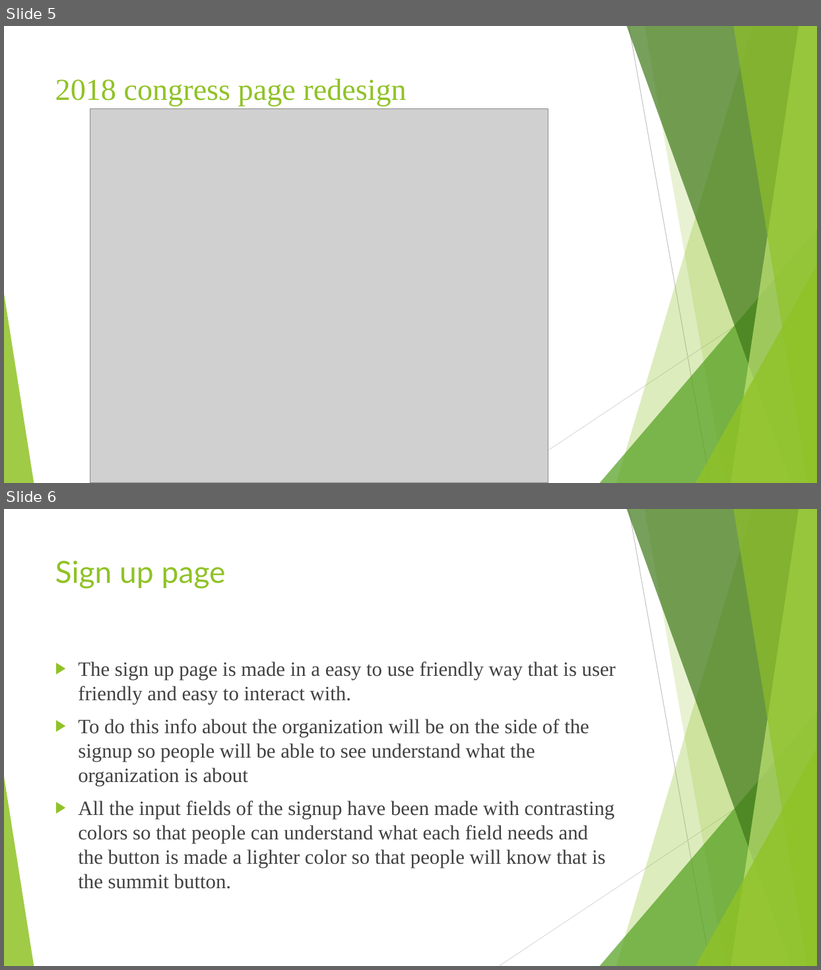
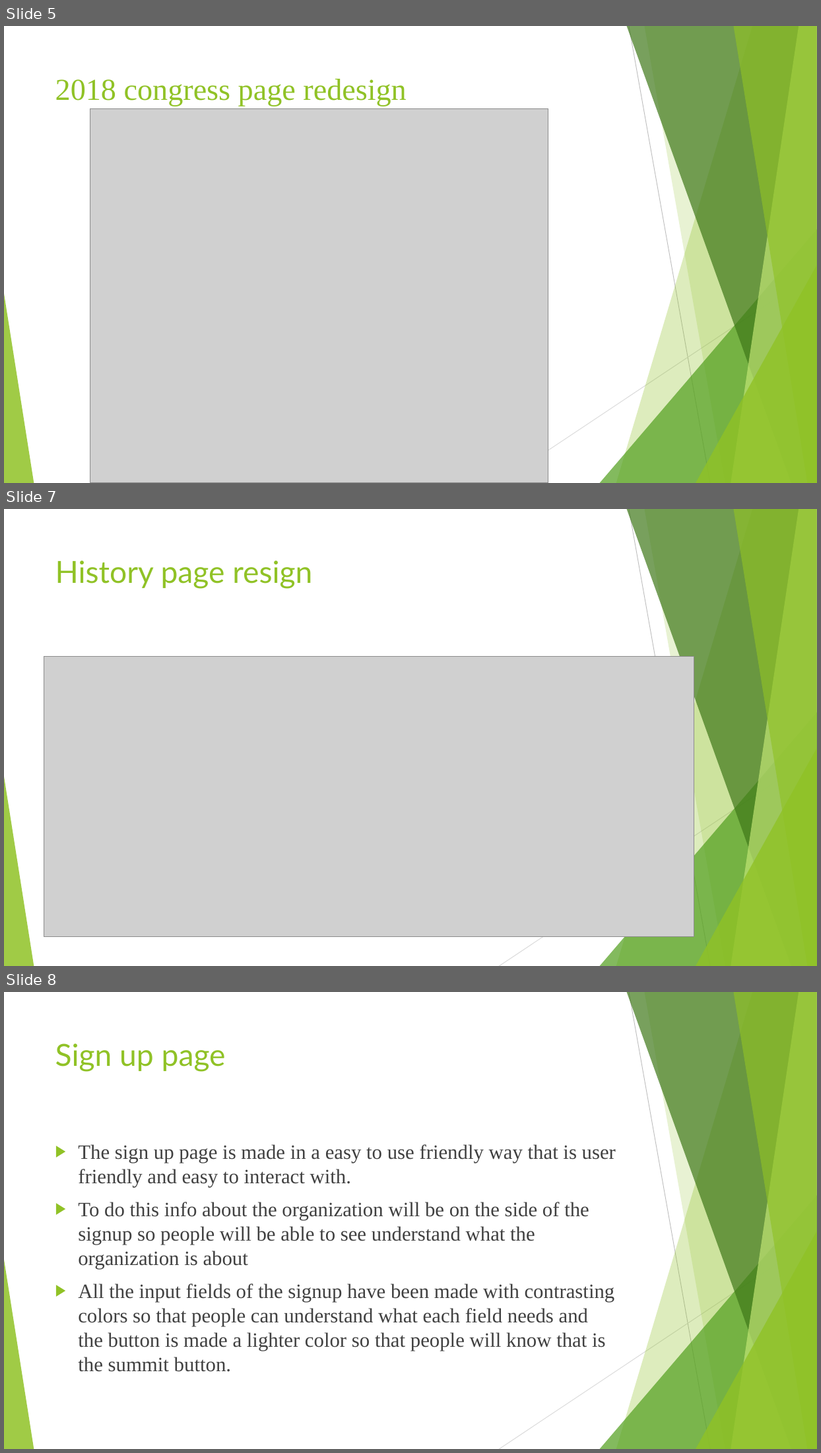
Before and after one commit to TCS-Project2/project2, a slide deck: TCS-Project2.pptx. Shown one above the other, each under a label of ours: slides 5 and 6 before the commit, slides 5, 7 and 8 after it; the slides between them are not shown. The pictures are 821x970 and 821x1453 pixels, drawn with LibreOffice and Linux fonts; fonts in the diff are those of the drawing; grey boxes stand for pictures. Boxes give left, top, right and bottom in pixels: in the first picture for what was removed or moved away, otherwise in the second. Text is boxed around its words. In the diff, an @@ line names an element or a change of style, - is before the commit and + after.

```diff
--- a/TCS-Project2.pptx
+++ b/TCS-Project2.pptx
@@ slide 7 added at [4, 509, 817, 966], background #FFFFFF; not listed: 10 template elements that a slide beside it also shows @@
@@ title added at [55, 560, 312, 589], 36 pt, text #90C226 @@
+History page resign
@@ picture added at [44, 657, 694, 938] @@
@@ what was slide 6 is now slide 8 @@
```
Also in this commit, not shown: 1 other slide added.
